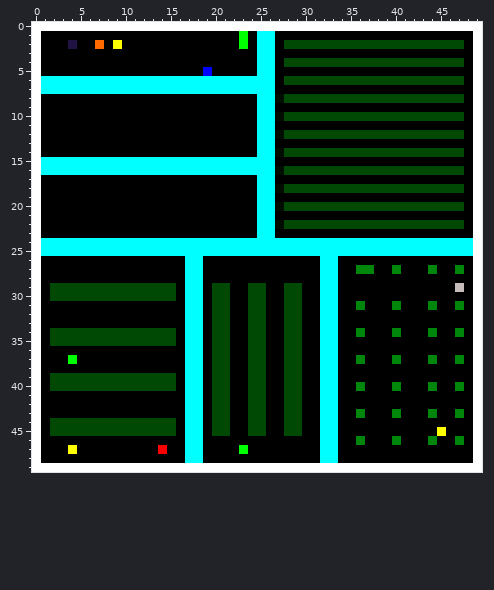
Two states of a pixel-art sprite, game_01/bin/level1.png. The picture above was drawn from the file before the commit.
The file is 50x50 pixels.
Once edited:
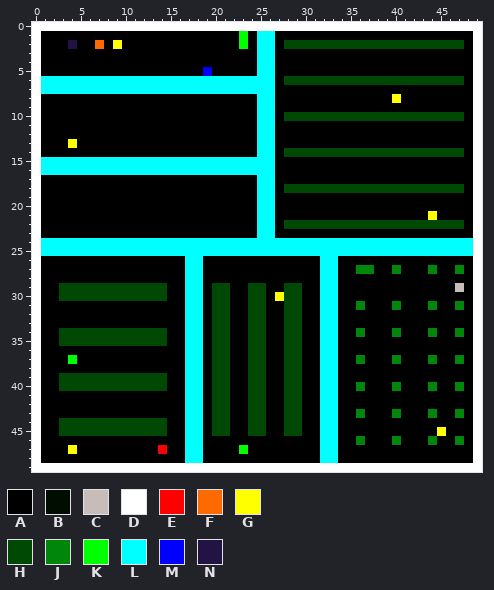
Palette (. is transparent): A #000000  B #000d00  C #c6bcba  D #ffffff  E #ff0000  F #ff6a00  G #ffff00  H #004904  J #00870b  K #00ff00  L #00ffff  M #0000ff  N #211344
The exact change:
Colour A replaces colour B in row 8 at x 27; in row 10 at x 27; in row 12 at x 27; in row 14 at x 27; in row 16 at x 27; in row 18 at x 27.
Colour A replaces colour B in row 20 at x 27; in row 22 at x 27.
Colour A replaces colour H in row 4 at x 28 to 47; in row 8 at x 28 to 39 and 41 to 47; in row 12 at x 28 to 47; in row 16 at x 28 to 47; in row 20 at x 28 to 47; in rows 29 to 30 at x 2 and 15.
Colour A replaces colour H in rows 34 to 35 at x 2 and 15; in rows 39 to 40 at x 2 and 15; in rows 44 to 45 at x 2 and 15.
Colour G replaces colour A in row 13 at x 4; in row 21 at x 44; in row 30 at x 27.
Colour G replaces colour H in row 8 at x 40.
Pixel boxes of the changes (left, top, right, bottom) in both pictures:
changed: (275, 58, 464, 229)
changed: (68, 139, 77, 148)
changed: (50, 283, 59, 346)
changed: (167, 283, 176, 346)
changed: (275, 292, 284, 301)
changed: (50, 373, 59, 436)
changed: (167, 373, 176, 436)
